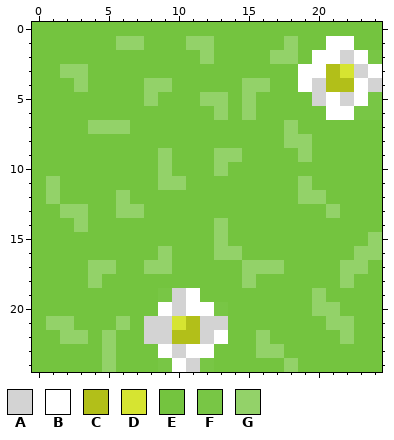
Pixel-art sprite -- data/images/grass/grass5.png. The picture above was drawn from the file before the commit.
The file is 25x25 pixels. Colours within 5 levels of each other are drawn and written as one.
Palette (. is transparent): A #d3d3d3  B #ffffff  C #b2bf19  D #d6e431  E #74c43f  F #78c645  G #93d269
Pixels before, first column x 0:
 0 EEEEEEEEEEEEEEEEEEEEEEEEE
 1 EEEEEEGGEEEGGEEEEEGEEBBEE
 2 EEEEEEEEEEEEGEEEEGGEBBABF
 3 EEGGEEEEEEEEEEEEEEEBBCDAB
 4 EEEGEEEEGGEEEEEGGEEBACCBA
 5 EEEEEEEEGEEEGGEGEEEEABABF
 6 EEEEEEEEEEEEEGEGEEEEEBBFF
 7 EEEEGGGEEEEEEEEEEEGEEEEEE
 8 EEEEEEEEEEEEEEEEEEGGEEEEE
 9 EEEEEEEEEGEEEGGEEEEGEEEEE
10 EEEEEEEEEGEEEGEEEEEEEEEEE
11 EGEEEEEEEGGEEEEEEEEGEEEEE
12 EGEEEEGEEEEEEEEEEEEGGEEEE
13 EEGGEEGGEEEEEEEEEEEEEGEEE
14 EEEGEEEEEEEEEGEEEEEEEEEEE
15 EEEEEEEEEEEEEGEEEEEEEEEEG
16 EEEEEEEEEGEEEGGEEEEEEEEGG
17 EEEEGGEEGGEEEEEGGGEEEEGGE
18 EEEEGEEEEEEEEEEGEEEEEEGEE
19 EEEEEEEEEFABEEEEEEEEGEEEE
20 EEEEEEEEEBABBFEEEEEEGGEEE
21 EGGEEEGEAADCAAEEEEEEEGGEE
22 EEGGEGEEAACCABEEGEEEEEGEE
23 EEEEEGEEEBABBEEEGGEEEEEEE
24 EEEEEGEEEFBAFEEEEEGEEEEEE
Once edited:
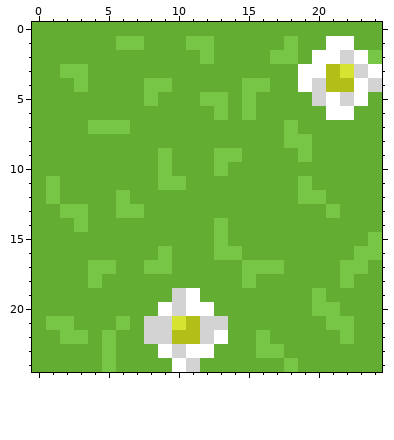
Diff:
colour E: #74c43f -> #63ad32
y 1: x 6..7 GG -> FF; x 11..12 GG -> FF; x 18 G -> F
y 2: x 12 G -> F; x 17..18 GG -> FF
y 3: x 2..3 GG -> FF
y 4: x 3 G -> F; x 8..9 GG -> FF; x 15..16 GG -> FF
y 5: x 8 G -> F; x 12..13 GG -> FF; x 15 G -> F; x 24 F -> E
y 6: x 13 G -> F; x 15 G -> F; x 23..24 FF -> EE
y 7: x 4..6 GGG -> FFF; x 18 G -> F
y 8: x 18..19 GG -> FF
y 9: x 9 G -> F; x 13..14 GG -> FF; x 19 G -> F
y 10: x 9 G -> F; x 13 G -> F
y 11: x 1 G -> F; x 9..10 GG -> FF; x 19 G -> F
y 12: x 1 G -> F; x 6 G -> F; x 19..20 GG -> FF
y 13: x 2..3 GG -> FF; x 6..7 GG -> FF; x 21 G -> F
y 14: x 3 G -> F; x 13 G -> F
y 15: x 13 G -> F; x 24 G -> F
y 16: x 9 G -> F; x 13..14 GG -> FF; x 23..24 GG -> FF
y 17: x 4..5 GG -> FF; x 8..9 GG -> FF; x 15..17 GGG -> FFF; x 22..23 GG -> FF
y 18: x 4 G -> F; x 15 G -> F; x 22 G -> F
y 19: x 9 F -> E; x 20 G -> F
y 20: x 13 F -> E; x 20..21 GG -> FF
y 21: x 1..2 GG -> FF; x 6 G -> F; x 21..22 GG -> FF
y 22: x 2..3 GG -> FF; x 5 G -> F; x 16 G -> F; x 22 G -> F
y 23: x 5 G -> F; x 16..17 GG -> FF
y 24: x 5 G -> F; x 9 F -> E; x 12 F -> E; x 18 G -> F
